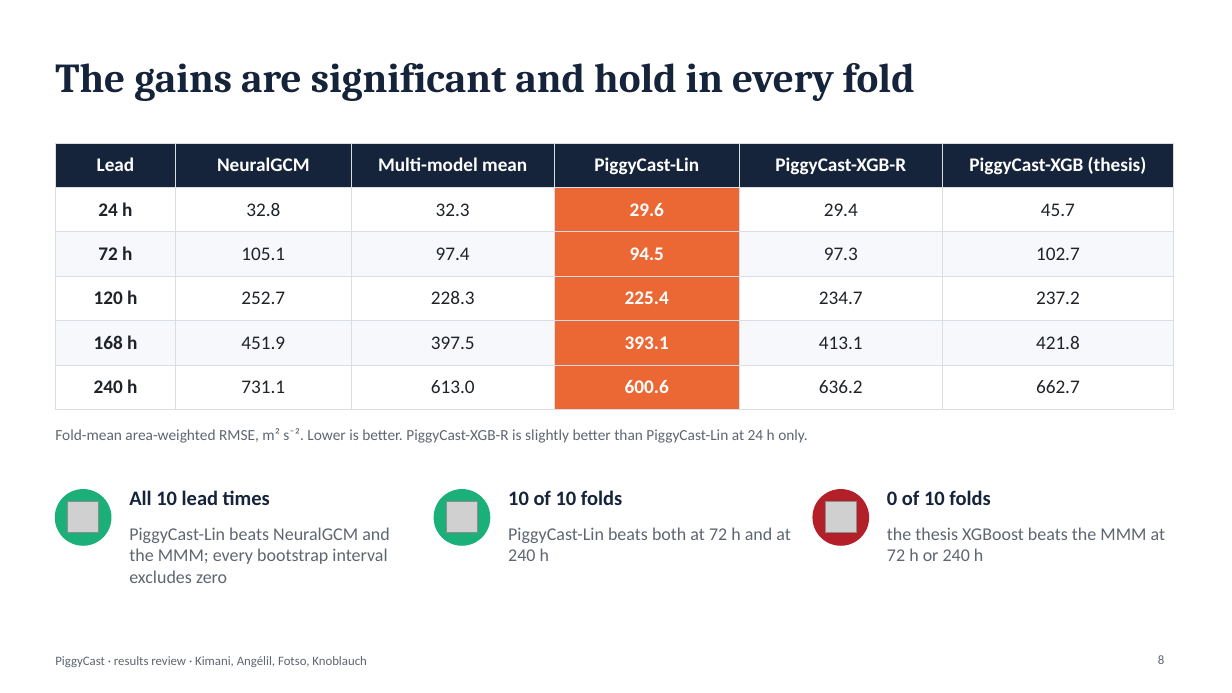
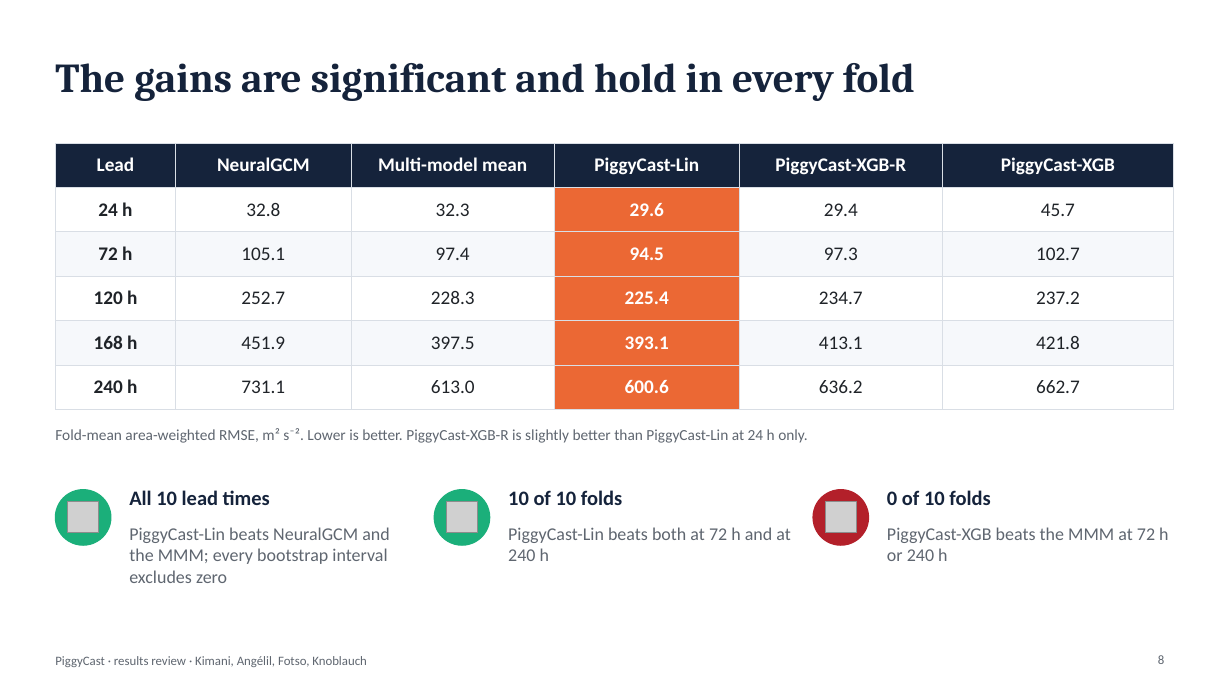
Before and after one commit to josiahkim29/AIMS_Masters_Thesis, a slide deck: slide 8 of PiggyCast_Arxiv_Paper/presentation/PiggyCast_results_review.pptx. Drawn at 1232x693 pixels with LibreOffice and Linux fonts; fonts in the diff are those of the drawing; grey boxes stand for pictures. Boxes give left, top, right and bottom in pixels: in the first picture for what was removed or moved away, otherwise in the second. Text is boxed around its words. In the diff, an @@ line names an element or a change of style, - is before the commit and + after.

```diff
--- a/PiggyCast_Arxiv_Paper/presentation/PiggyCast_results_review.pptx
+++ b/PiggyCast_Arxiv_Paper/presentation/PiggyCast_results_review.pptx
@@ table at bbox=[55, 143, 1174, 397] @@
-row 1, column 6: PiggyCast-XGB (thesis)
+row 1, column 6: PiggyCast-XGB
@@ text at bbox=[887, 527, 1168, 561]: text changed @@
-the thesis XGBoost beats the MMM at 72 h or 240 h
+PiggyCast-XGB beats the MMM at 72 h or 240 h
```
Also in this commit, not shown: 9 other slides changed, 6 other files.
